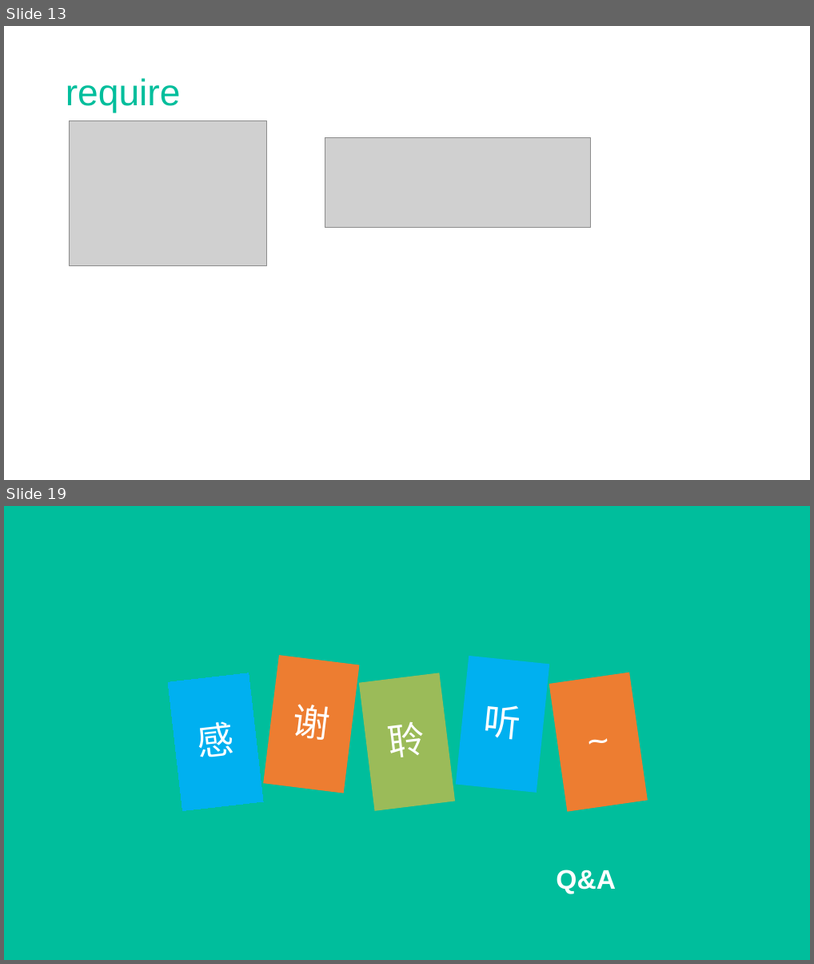
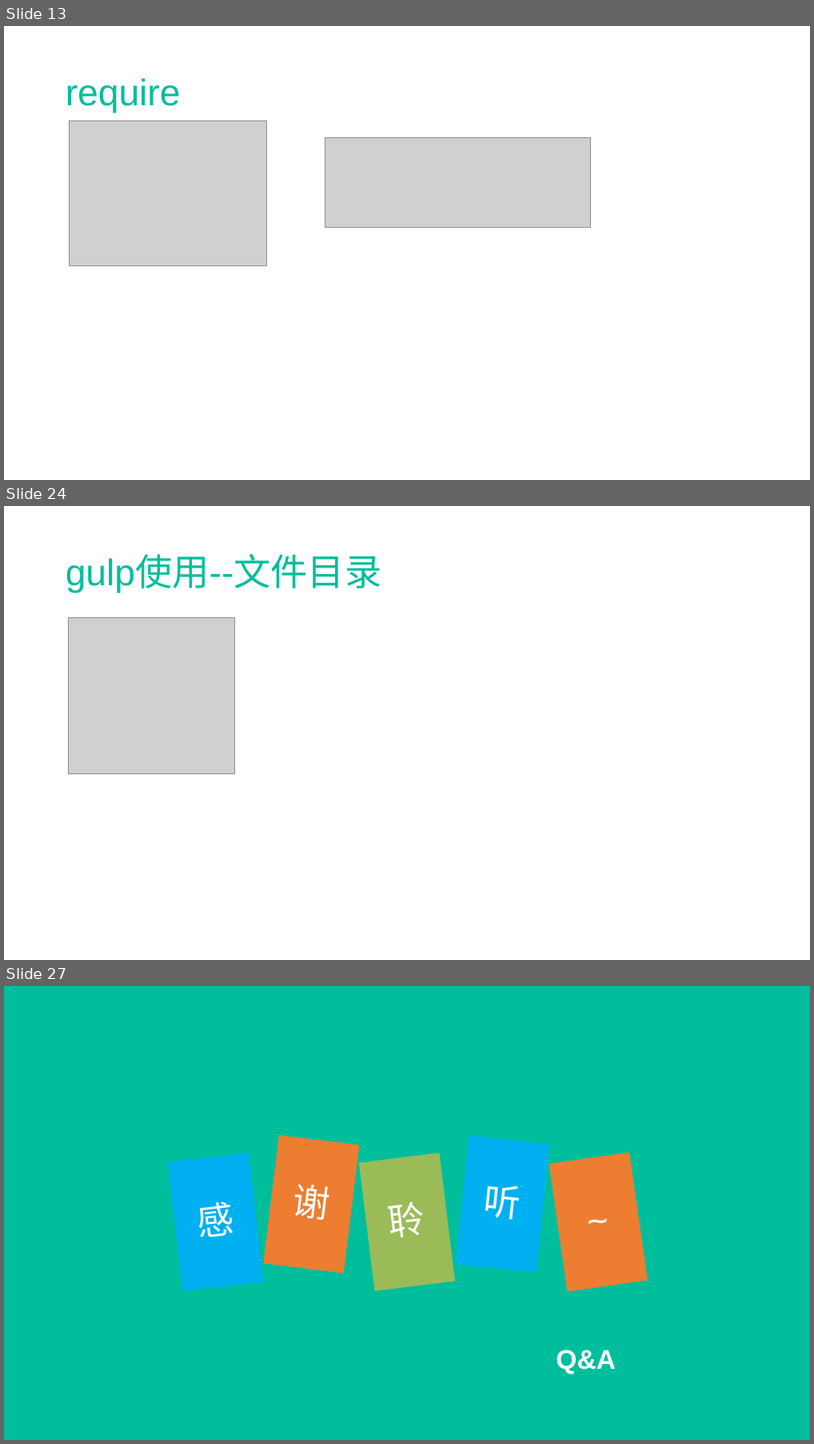
Before and after one commit to SiberianMark/travels, a slide deck: gulptest/nodejs.pptx. Shown one above the other, each under a label of ours: slides 13 and 19 before the commit, slides 13, 24 and 27 after it; the slides between them are not shown. The pictures are 814x964 and 814x1444 pixels, drawn with LibreOffice and Linux fonts; fonts in the diff are those of the drawing; grey boxes stand for pictures. Boxes give left, top, right and bottom in pixels: in the first picture for what was removed or moved away, otherwise in the second. Text is boxed around its words. In the diff, an @@ line names an element or a change of style, - is before the commit and + after.

```diff
--- a/gulptest/nodejs.pptx
+++ b/gulptest/nodejs.pptx
@@ slide 24 added at box(4, 506, 810, 960), background #FFFFFF @@
@@ text added at box(66, 556, 382, 593), 44 pt, text #00BE9C @@
+gulp使用--文件目录
@@ picture added at box(68, 618, 234, 773) @@
@@ what was slide 19 is now slide 27 @@
```
Also in this commit, not shown: 10 slides changed, 10 other slides added, 6 other files.
